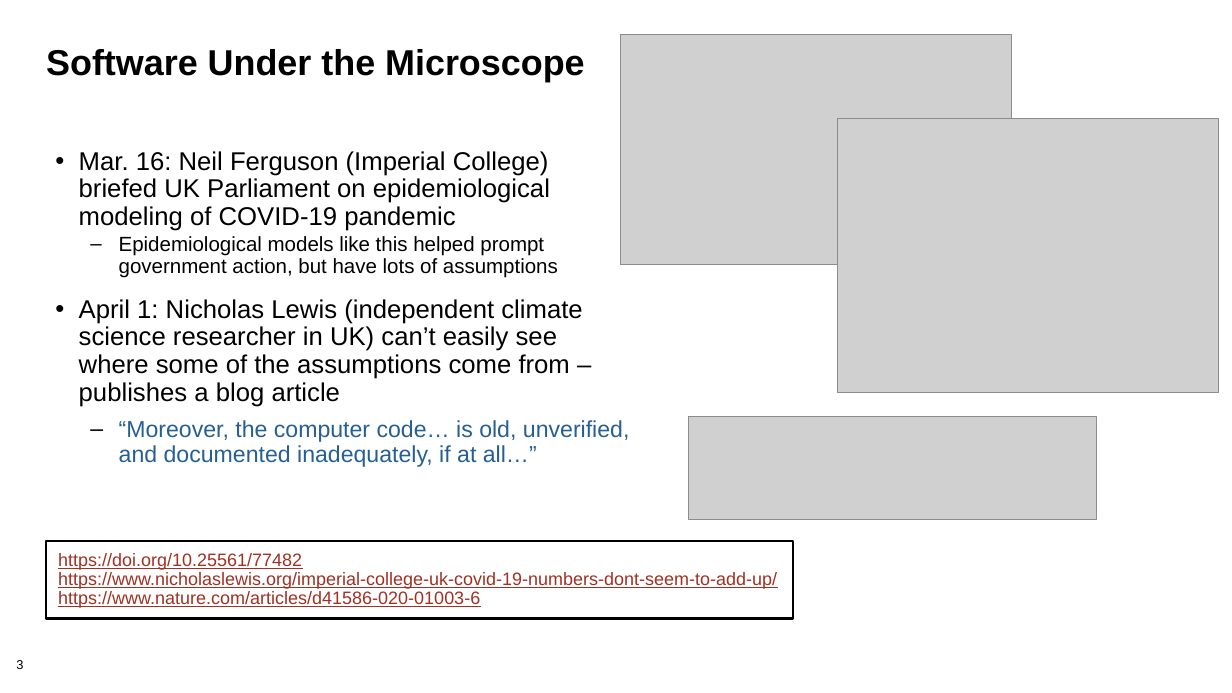
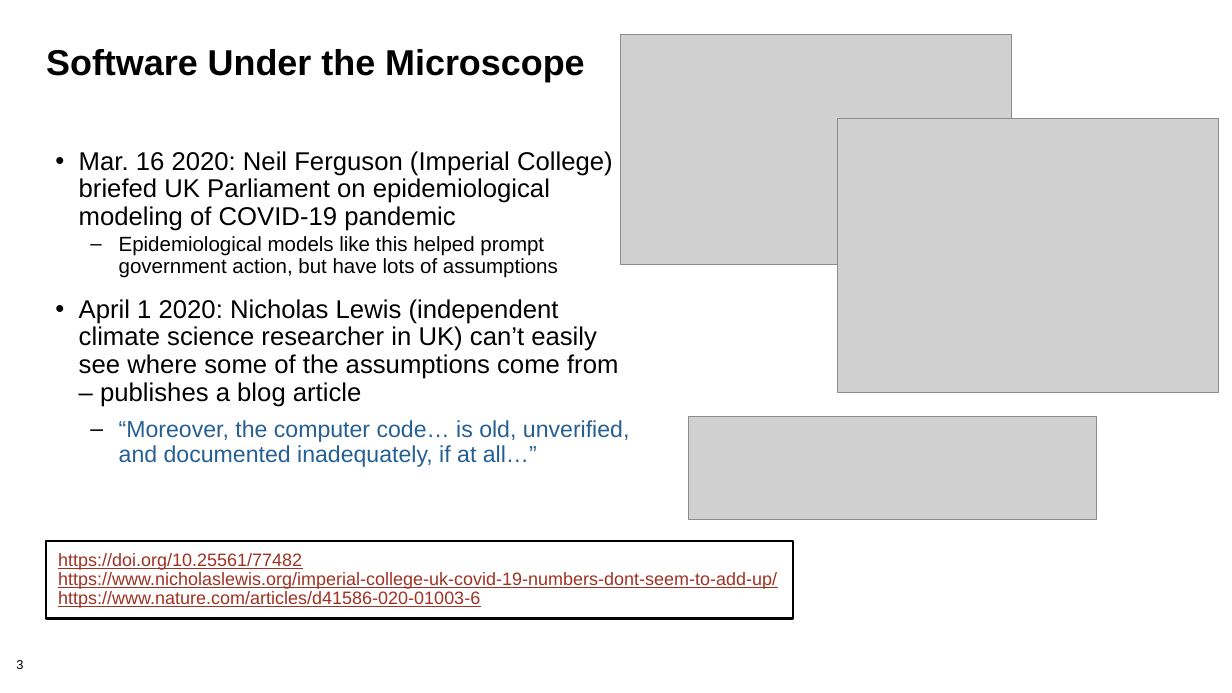
Before and after one commit to bssw-tutorial/presentations, a slide deck: slide 3 of summary.pptx. Drawn at 1232x693 pixels with LibreOffice and Linux fonts; fonts in the diff are those of the drawing; grey boxes stand for pictures; background and template pictures are left out. Boxes give left, top, right and bottom in pixels: in the first picture for what was removed or moved away, otherwise in the second. Text is boxed around its words. In the diff, an @@ line names an element or a change of style, - is before the commit and + after.

Commit message:
Add years to covid story
Addresses #103

```diff
--- a/summary.pptx
+++ b/summary.pptx
@@ text at box(79, 151, 613, 231): text changed @@
-• Mar. 16: Neil Ferguson (Imperial College) briefed UK Parliament on epidemiological modeling of COVID-19 pandemic
+• Mar. 16 2020: Neil Ferguson (Imperial College) briefed UK Parliament on epidemiological modeling of COVID-19 pandemic
@@ text at box(79, 299, 618, 407): text changed @@
-• April 1: Nicholas Lewis (independent climate science researcher in UK) can’t easily see where some of the assumptions come from – publishes a blog article
+• April 1 2020: Nicholas Lewis (independent climate science researcher in UK) can’t easily see where some of the assumptions come from – publishes a blog article
```
Also in this commit, not shown: 1 other slide changed.
